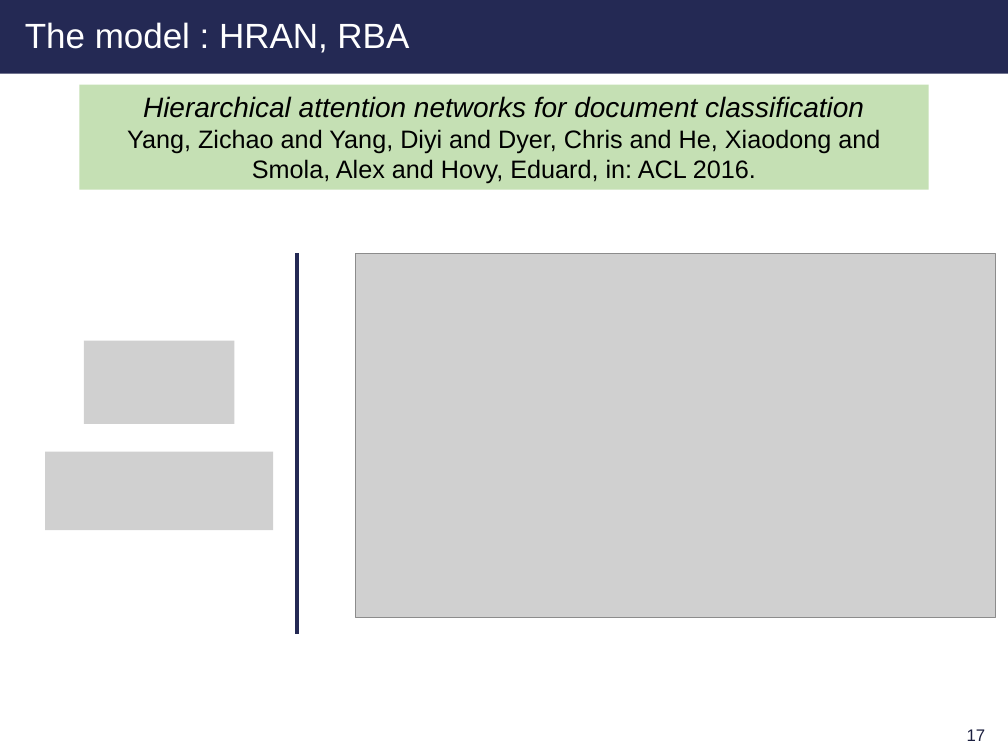
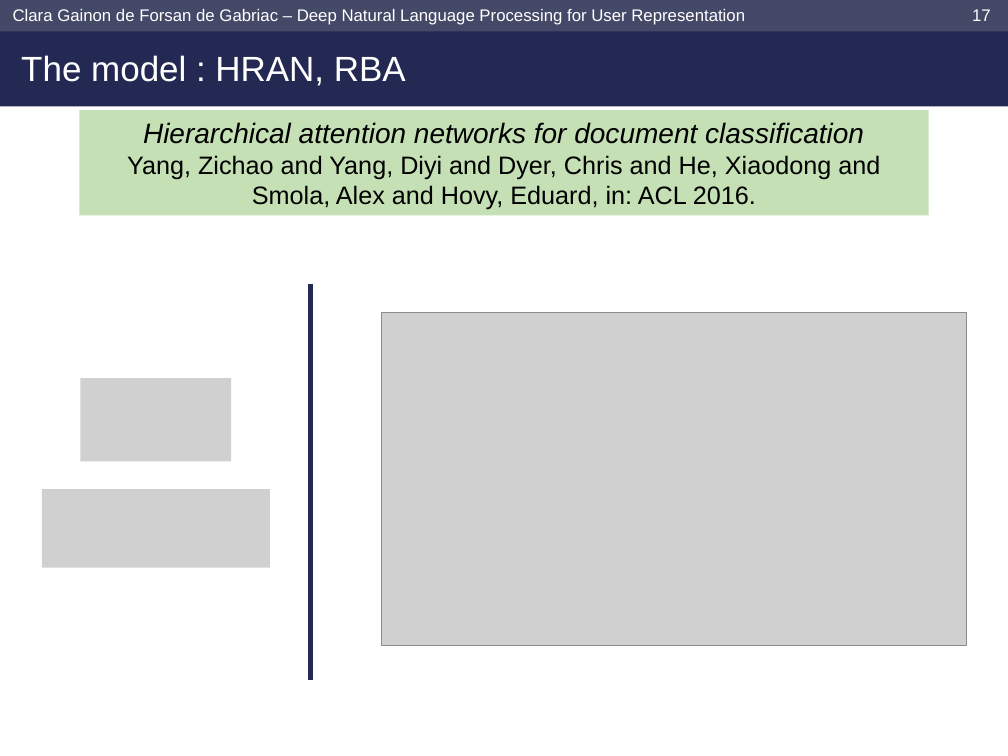
Before and after one commit to clara-gdef/defense, a slide deck: slide 18 of defense.pptx. Drawn at 1008x756 pixels with LibreOffice and Linux fonts; fonts in the diff are those of the drawing; grey boxes stand for pictures; background and template pictures are left out. Boxes give left, top, right and bottom in pixels: in the first picture for what was removed or moved away, otherwise in the second. Text is boxed around its words. In the diff, an @@ line names an element or a change of style, - is before the commit and + after.

```diff
--- a/defense.pptx
+++ b/defense.pptx
@@ rectangle resized from (x1=0, y1=0, x2=1008, y2=74) to (x1=0, y1=0, x2=1008, y2=106) @@
@@ rectangle added at (x1=0, y1=0, x2=1008, y2=31), fill #454968 @@
@@ text added at (x1=13, y1=9, x2=745, y2=25), 12 pt, text #FFFFFF @@
+Clara Gainon de Forsan de Gabriac – Deep Natural Language Processing for User Representation
@@ page number moved from (x1=967, y1=729, x2=986, y2=741) to (x1=972, y1=9, x2=991, y2=21) @@
@@ page number at (x1=972, y1=9, x2=991, y2=21): text colour #1B1F3F to #FFFFFF @@
@@ 2 pictures, 1 title moved together from (x1=25, y1=22, x2=409, y2=530) to (x1=21, y1=55, x2=406, y2=568) @@
@@ rectangle "Hierarchical attention networks for document ..." moved from (x1=80, y1=85, x2=929, y2=190) to (x1=80, y1=110, x2=929, y2=215) @@
@@ line moved from (297, 253) - (297, 634) to (310, 284) - (310, 680) @@
@@ picture resized from (x1=356, y1=253, x2=996, y2=617) to (x1=381, y1=312, x2=966, y2=645) @@
```
Also in this commit, not shown: 33 other slides changed, 1 slide added.
